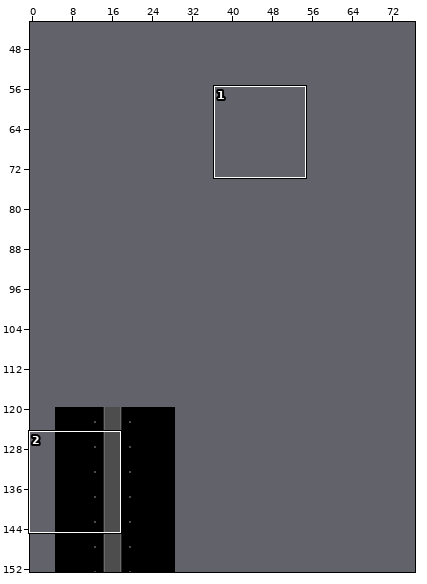
Tiled map (JSON), stored at deploy/assets/maps/demo_level_7.json. The picture above shows the old version from afar; the outline marks the close-up.
Close-up. Old version:
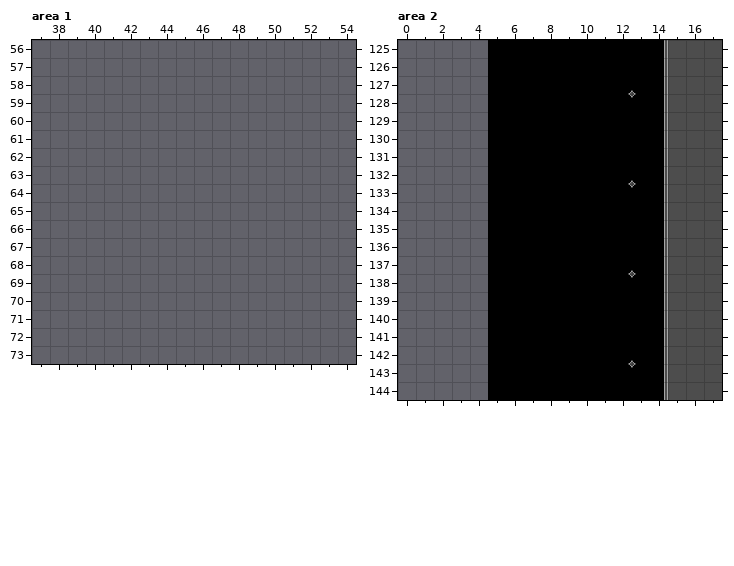
Cells are 32x32 px. Shown: area 1 x 37..54, y 56..73; area 2 x 0..17, y 125..144. The commit also changed other parts of the map, which this record leaves out.
New version:
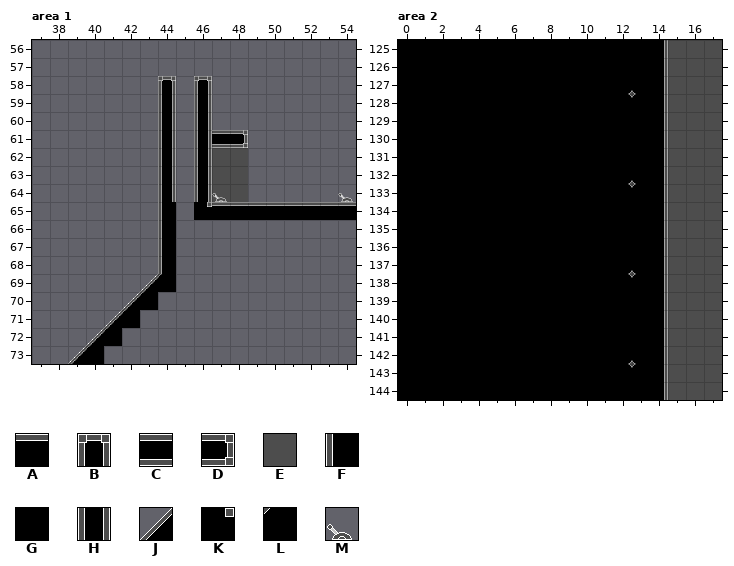
Key: from "Tiles": A 1, B 3, C 5, D 6, E 7, F 10, G 11, H 13, J 16, K 24, L 29, M 41.
_ is an empty cell.
Objects are placed by their top-left corner, in cells (3,4 is the top-left corner of cell 3,4); size is 1x1 cell unless given.
Diff:
Layer "bg", area 1:
Tile E now appears in rows 62 to 64 at x 47 to 48.
Layer "world", area 1:
Tile A now appears in row 65 at x 47 to 54.
Tile B now appears in row 58 at x 44 and 46.
Tile C now appears in row 61 at x 47.
Tile D now appears in row 61 at x 48.
Tile F now appears in rows 65 to 68 at x 44.
Tile H now appears in rows 59 to 64 at x 44 and 46.
Tile J now appears in row 69 at x 43; in row 70 at x 42; in row 71 at x 41; in row 72 at x 40; in row 73 at x 39.
Tile K now appears in row 65 at x 46.
Tile L now appears in row 69 at x 44; in row 70 at x 43; in row 71 at x 42; in row 72 at x 41; in row 73 at x 40.
Layer "levers", area 1:
A new object: M at 54,64.
A new object: M at 47,64.
Layer "bg", area 2:
Tile G now appears in rows 125 to 144 at x 0 to 4.
Pixel boxes of the changes (left, top, right, bottom) in both close-ups:
added: (68, 76, 176, 364)
added: (194, 76, 356, 220)
added: (398, 40, 488, 400)
